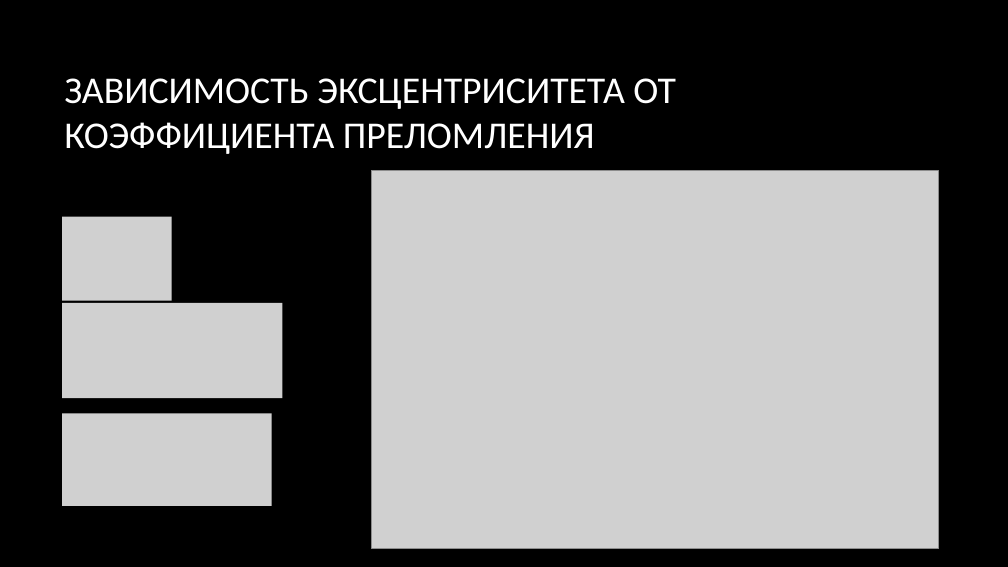
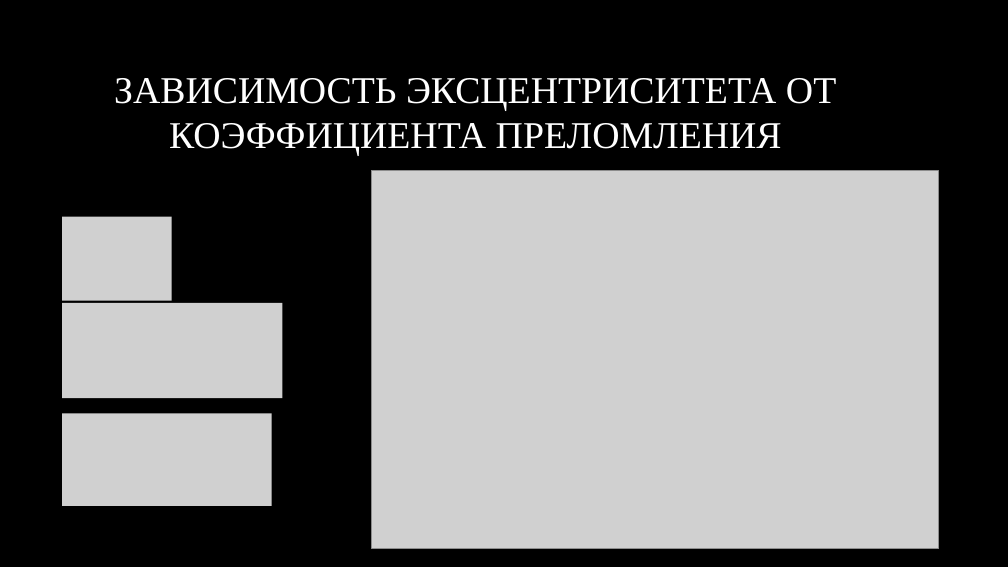
Before and after one commit to KondratovichMaxim/sciense, a slide deck: slide 11 of создания идеальной линзы.pptx (slide 8 before the commit). Drawn at 1008x567 pixels with LibreOffice and Linux fonts; fonts in the diff are those of the drawing; grey boxes stand for pictures; background and template pictures are left out. Boxes give left, top, right and bottom in pixels: in the first picture for what was removed or moved away, otherwise in the second. Text is boxed around its words. In the diff, an @@ line names an element or a change of style, - is before the commit and + after.

```diff
--- a/создания идеальной линзы.pptx
+++ b/создания идеальной линзы.pptx
@@ title "ЗАВИСИМОСТЬ ЭКСЦЕНТРИСИТЕТА ОТ КОЭФФИЦИЕНТА ПРЕЛОМЛЕНИЯ" at <box>114,78,836,156</box>: font Calibri to Times New Roman; alignment left to centre @@
```
Also in this commit, not shown: 17 other slides changed, 6 slides added, 3 slides removed.
